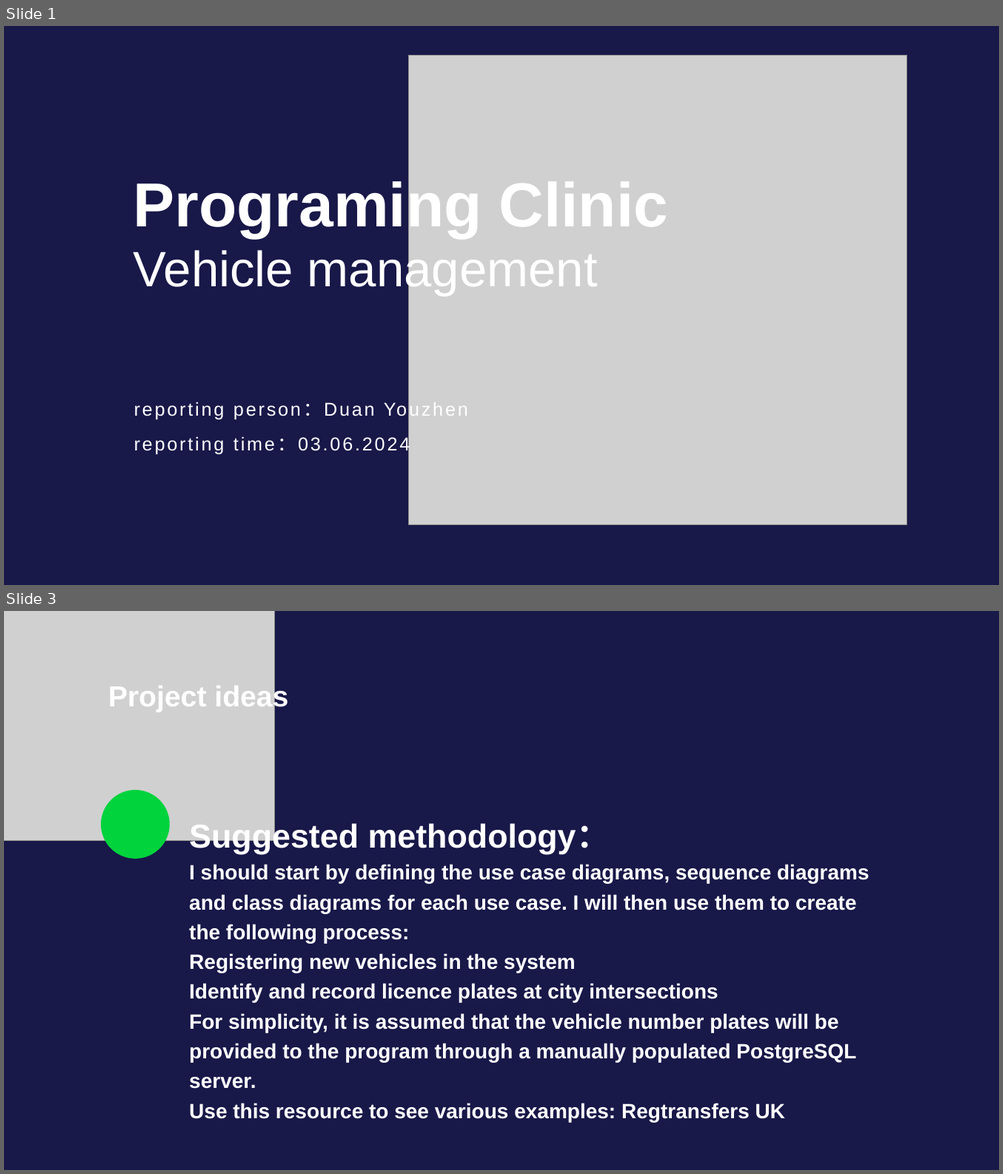
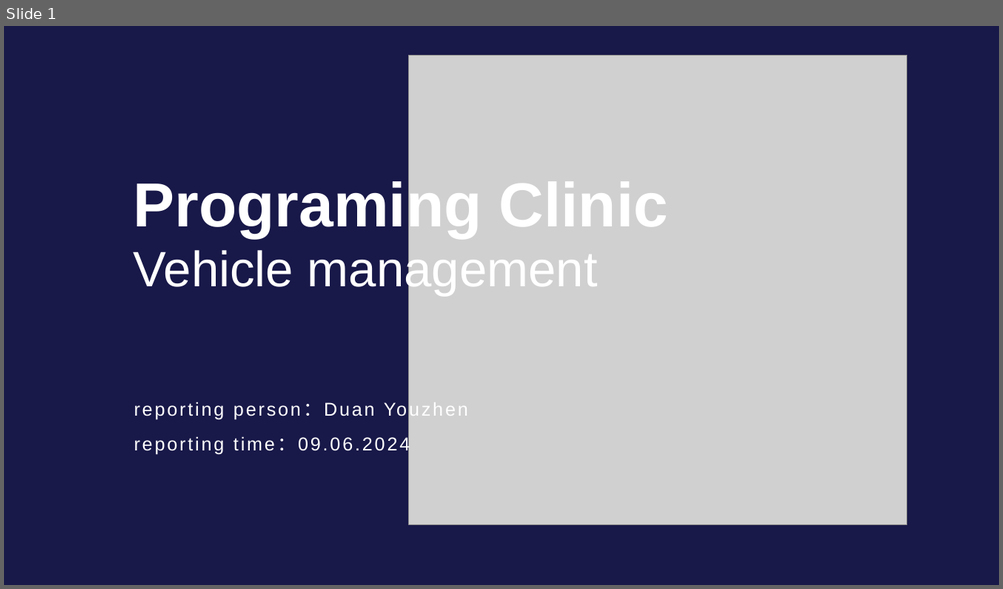
Before and after one commit to LZPMPC005L/Vehicle-management, a slide deck: Vehicle management.pptx. Shown one above the other, each under a label of ours: slides 1 and 3 before the commit, slide 1 after it; the slides between them are not shown. The pictures are 1003x1174 and 1003x589 pixels, drawn with LibreOffice and Linux fonts; fonts in the diff are those of the drawing; grey boxes stand for pictures. Boxes give left, top, right and bottom in pixels: in the first picture for what was removed or moved away, otherwise in the second. Text is boxed around its words. In the diff, an @@ line names an element or a change of style, - is before the commit and + after.

```diff
--- a/Vehicle management.pptx
+++ b/Vehicle management.pptx
@@ slide 3 removed at <box>4,611,999,1170</box>, background #181849 @@
@@ picture removed at <box>4,611,275,841</box> @@
@@ text removed at <box>108,684,288,712</box> @@
-Project ideas
@@ ellipse removed at <box>101,790,170,859</box> @@
@@ text removed at <box>189,821,869,1122</box> @@
-Suggested methodology：
-I should start by defining the use case diagrams, sequence diagrams and class diagrams for each use case. I will then use them to create the following process:
-Registering new vehicles in the system
-Identify and record licence plates at city intersections
-For simplicity, it is assumed that the vehicle number plates will be provided to the program through a manually populated PostgreSQL server.
-Use this resource to see various examples: Regtransfers UK
@@ slide 1 changed as well @@
@@ text at <box>134,436,410,455</box>: text changed @@
-reporting time：03.06.2024
+reporting time：09.06.2024
```
Also in this commit, not shown: 5 other slides changed, 9 slides added, 9 other slides removed, 12 other files.
